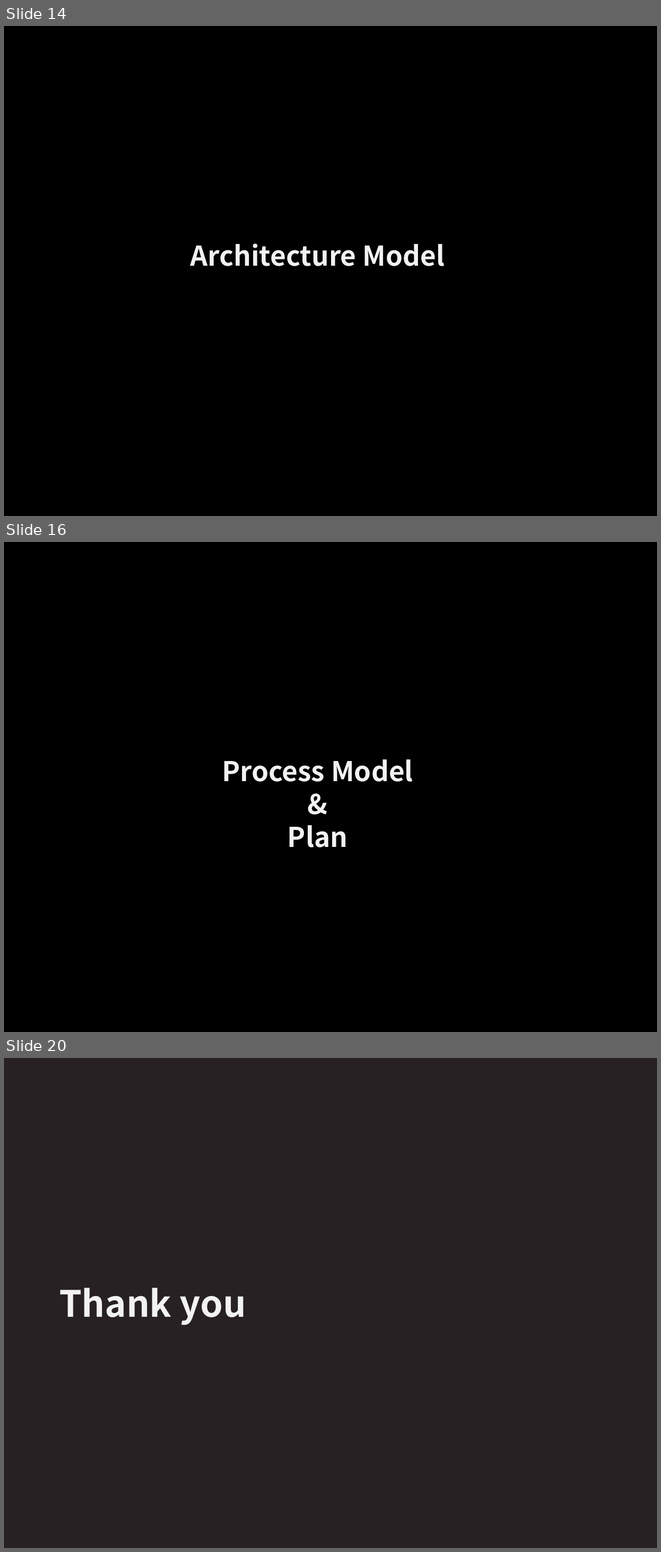
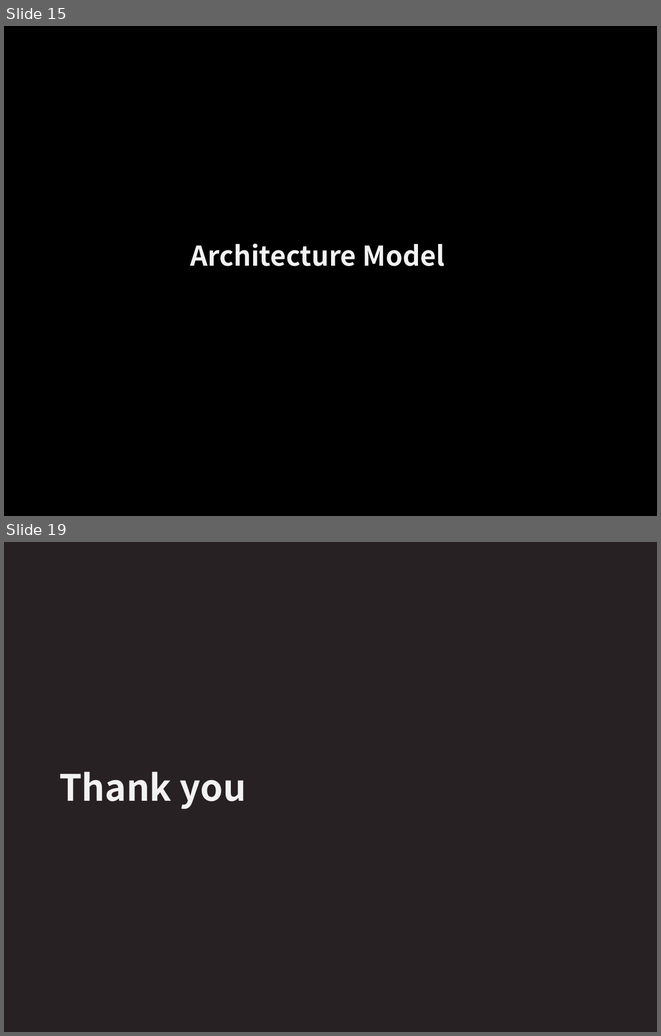
Before and after one commit to DaeunYoon/6team, a slide deck: 6조 발표자료.pptx. Shown one above the other, each under a label of ours: slides 14, 16 and 20 before the commit, slides 15 and 19 after it; the slides between them are not shown. The pictures are 661x1552 and 661x1036 pixels, drawn with LibreOffice and Linux fonts; fonts in the diff are those of the drawing. Boxes give left, top, right and bottom in pixels: in the first picture for what was removed or moved away, otherwise in the second. Text is boxed around its words. In the diff, an @@ line names an element or a change of style, - is before the commit and + after.

```diff
--- a/6조 발표자료.pptx
+++ b/6조 발표자료.pptx
@@ slide 16 removed at (4, 542, 657, 1032), background #000000 @@
@@ text removed at (222, 759, 413, 847) @@
-Process Model
-&
-Plan
@@ what was slide 14 is now slide 15 @@
@@ what was slide 20 is now slide 19 @@
```
Also in this commit, not shown: 9 slides changed, 2 slides added, 2 other slides removed.
